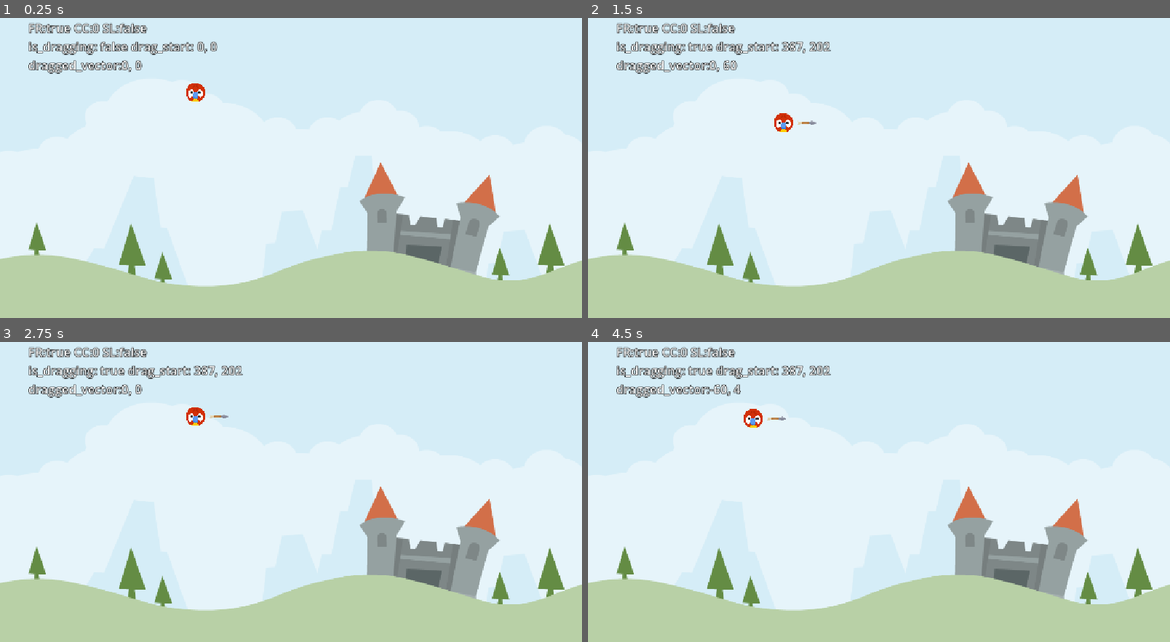
Above: before the commit, frames 1-4 (two rows, left to right).
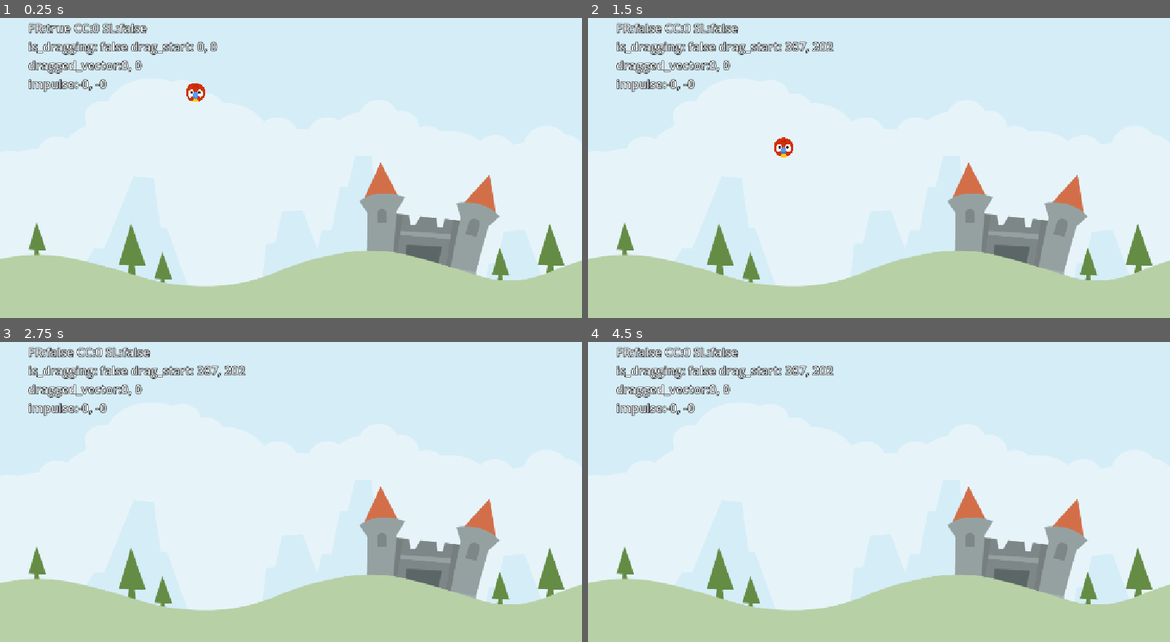
Above: after the commit, the same moments.

Repository: Kiermana/GodotCourseGame2
Game: Godot game, scene res://Scenes/LevelBase/level_base.tscn
Two runs of this game, one before a commit and one after it. Both use one fixed random seed, a clock stepped at 60 frames per second and the inputs below.
Inputs (mouse positions are in pixels of both pictures, inside the frame that each line leads up to):
- Up to frame 1 (0.25 s): no input
- Up to frame 2 (1.5 s): tap Enter at 0.5 s; drag from (785, 93) to (937, 84) at 0.52 s; drag from (762, 171) to (849, 219) at 1.27 s
- Up to frame 3 (2.75 s): move the mouse to (349, 408) at 2.02 s; press the mouse at (349, 408) at 2.03 s
- Up to frame 4 (4.5 s): release the mouse at (937, 408) at 2.75 s; tap Space at 2.75, 4.25 s; drag from (849, 543) to (704, 429) at 2.77 s; tap Enter at 3.5 s; move the mouse to (1053, 528) at 3.52 s; press the mouse at (1053, 528) at 3.53 s; release the mouse at (1053, 528) at 4.25 s; drag from (704, 429) to (791, 396) at 4.27 s

The runs differ from the first frame. In frame 1, 0.3% of the frame differs, in the area x 4-19%, y 20-25%; in frame 2, 1.8%, in the area x 4-43%, y 1-47%; in frame 3, 1.5%; in frame 4, 1.7%.

Commit message:
arrow scale and animal release

Diff:
--- a/Scenes/Animal/animal.gd
+++ b/Scenes/Animal/animal.gd
@@ -4,8 +4,10 @@
 
 const DRAG_LIM_MAX: Vector2 = Vector2(0,60)
 const DRAG_LIM_MIN: Vector2 = Vector2(-60,0)
+const IMPULSE_MULT: float = 25.0
+const IMPULSE_MAX: float = 2000.0
 
-
+@onready var launch_sound: AudioStreamPlayer2D = $LaunchSound
 @onready var label: Label = $Label
 @onready var arrow: Sprite2D = $Arrow
 @onready var stretch_sound: AudioStreamPlayer2D = $StretchSound
@@ -14,19 +16,29 @@
 var _drag_start: Vector2 = Vector2.ZERO
 var _dragged_vector: Vector2 = Vector2.ZERO
 var _is_dragging: bool = false
+var _arrow_scale_x: float = 0.0
+
+func _unhandled_input(event: InputEvent) -> void:
+	if event.is_action_released("drag") and _is_dragging:
+		call_deferred("start_release") #used to stop the issue of frames releasing it for us
 
 func _ready() -> void:
 	_start = position
+	_arrow_scale_x = arrow.scale.x
 # Called every frame. 'delta' is the elapsed time since the previous frame.
 func _process(_delta: float) -> void:
 	var debug_str: String = "FR:%s CC:%d SL:%s\n" % [freeze,get_contact_count(),sleeping]
 	debug_str += "is_dragging: %s drag_start: %0.f, %0.f" % [ _is_dragging, _drag_start.x, _drag_start.y]
 	debug_str += "\ndragged_vector:%0.f, %0.f" % [_dragged_vector.x, _dragged_vector.y]
+	debug_str += "\nimpulse:%0.f, %0.f" % [calculate_impulse().x, calculate_impulse().y]
+		#debug string
 	label.text = debug_str
 
 func _physics_process(delta: float) -> void:
 	if _is_dragging: handle_dragging()
 
+func calculate_impulse():
+	return (_dragged_vector * IMPULSE_MULT) * -1
 func handle_dragging():
 	var new_vector: Vector2 = get_global_mouse_position() - _drag_start
 	new_vector = new_vector.clamp(DRAG_LIM_MIN,DRAG_LIM_MAX)
@@ -34,6 +46,8 @@
 	var diff: Vector2 = new_vector - _dragged_vector
 	if diff.length() > 0 and !stretch_sound.playing:
 		stretch_sound.play()
+
+	scale_arrow()
 	_dragged_vector = new_vector
 	position = _start + new_vector
 
@@ -42,6 +56,19 @@
 	_is_dragging = true
 	_drag_start = get_global_mouse_position()
 
+func start_release():
+	arrow.hide()
+	_is_dragging = false
+	freeze = false
+	apply_central_impulse(calculate_impulse())
+	launch_sound.play()
+
+
+func scale_arrow() -> void:
+	var imp_len: float = calculate_impulse().length()
+	var perc: float = clamp(imp_len / IMPULSE_MAX, 0.0, 1.0)
+	arrow.scale.x = lerpf(_arrow_scale_x, _arrow_scale_x * 2, perc) # calculates how much the arrow should scale from regular to twice the size by using max impulse and perc going from 0 to 1
+	arrow.rotation = (_start - position).angle() # grabs the vector the bird moved and points arrow towards the opposite of where it went
 
 
 func _on_input_event(viewport: Node, event: InputEvent, shape_idx: int) -> void:
